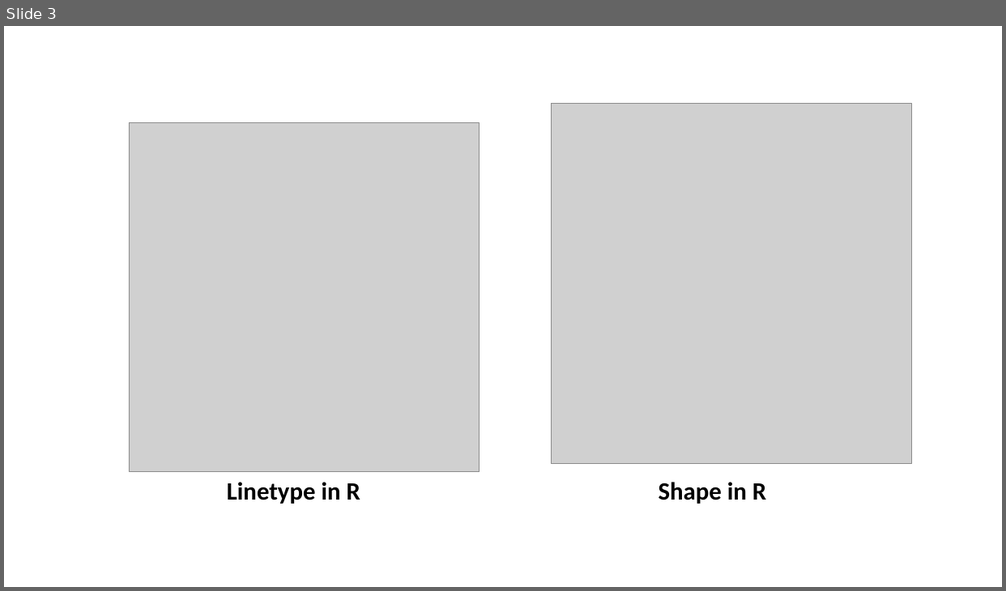
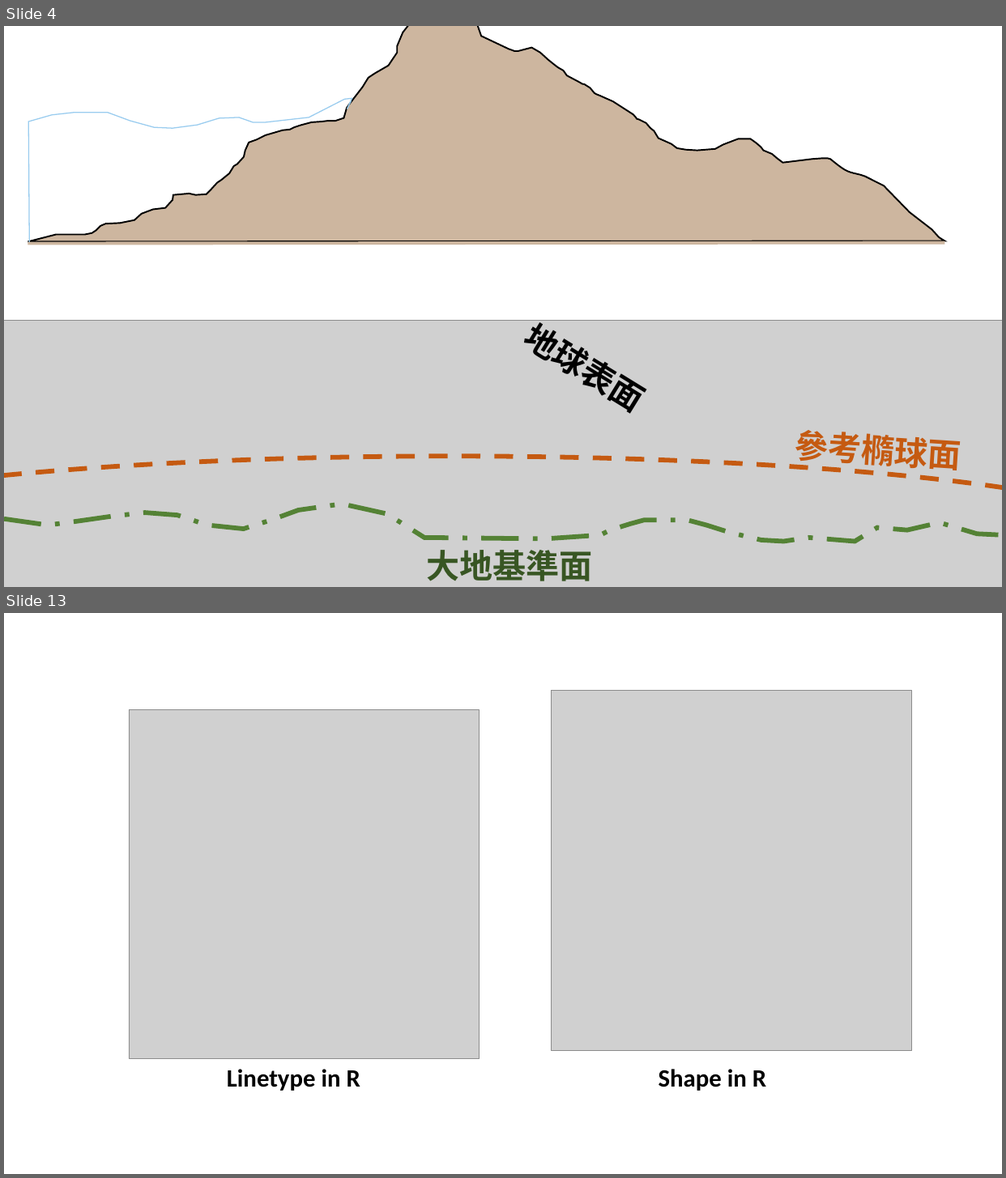
Before and after one commit to ChiaJung-Yeh/Spatial-Analysis, a slide deck: graph/graph.pptx. Shown one above the other, each under a label of ours: slide 3 before the commit, slides 4 and 13 after it; the slides between them are not shown. The pictures are 1006x591 and 1006x1178 pixels, drawn with LibreOffice and Linux fonts; fonts in the diff are those of the drawing; grey boxes stand for pictures. Boxes give left, top, right and bottom in pixels: in the first picture for what was removed or moved away, otherwise in the second. Text is boxed around its words. In the diff, an @@ line names an element or a change of style, - is before the commit and + after.

```diff
--- a/graph/graph.pptx
+++ b/graph/graph.pptx
@@ slide 4 added at (4,26,1002,587), background #FFFFFF @@
@@ freeform shape added at (28,26,945,241), fill #CDB69F, outline #000000 1.5 pt @@
@@ freeform shape added at (28,99,352,242), outline #99CCEF 1 pt @@
@@ line added from (28, 244) to (945, 243), #CDB69F 3 pt @@
@@ text added at (521,310,634,404), 32 pt, text #000000, bold @@
+地球表面
@@ picture added at (4,320,1002,587) @@
@@ text added at (795,430,961,471), 32 pt, text #C55A11, bold @@
+參考橢球面
@@ arc (boxed as its full ellipse) added at (4,456,1002,587), outline #C55A11 4.5 pt dashed @@
@@ freeform shape added at (4,505,1002,542), outline #548235 4.5 pt dashed @@
@@ text added at (427,550,593,582), 32 pt, text #385723, bold @@
+大地基準面
@@ what was slide 3 is now slide 13 @@
```
Also in this commit, not shown: 2 slides changed, 9 other slides added, 20 other files.
